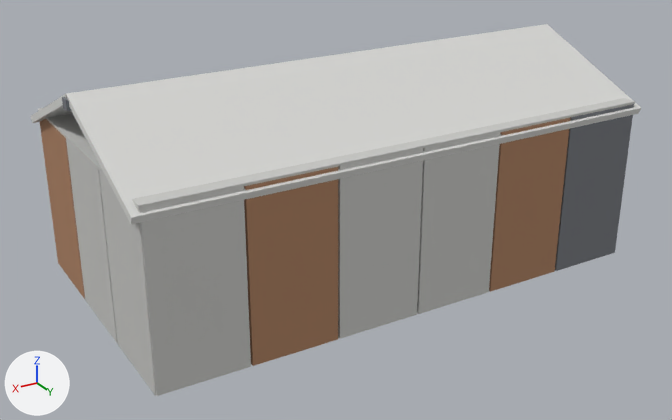
Before and after pictures for a commit that changed the glTF model games/unreal2_mods/U2Avalon/Models/glb/B_hall_c.glb.
Camera for both pictures: a 50 mm camera at (19.5, 32.2, 18.5) aimed at (0.6, 0.6, 2.7). Lighting does not change. The marker at lower left points along +X, +Y and +Z. The first picture is the older version. Where no turn or scale is listed for an object, it has been applied to the vertices.

The scene before the commit, as lines of its bpy script (objects in view):
```python
ob_cube_006 = bpy.data.objects.new('Cube.006', me_cube_006)
ob_cube_006.location = (-9.17, 5.85, 3.5)
ob_cube_007 = bpy.data.objects.new('Cube.007', me_cube_007)
ob_cube_007.location = (-5.5, 5.85, 3.5)
ob_cube_008 = bpy.data.objects.new('Cube.008', me_cube_008)
ob_cube_008.location = (-1.83, 5.85, 3.5)
ob_cube_010 = bpy.data.objects.new('Cube.010', me_cube_010)
ob_cube_010.location = (5.5, 5.85, 3.5)
ob_cube_016 = bpy.data.objects.new('Cube.016', me_cube_016)
ob_cube_016.location = (10.85, 0.0, 3.5)
ob_cube_017 = bpy.data.objects.new('Cube.017', me_cube_017)
ob_cube_017.location = (10.85, 4.0, 3.5)
ob_cube_023 = bpy.data.objects.new('Cube.023', me_cube_023)
ob_cube_023.location = (0.0, 3.0, 7.9)
ob_cube_023.rotation_euler = (-0.384, 0.0, 0.0)  # degrees (-22, 0, 0)
ob_cube_023.scale = (22.6, 6.6, 0.3)
# also in view: 'Cube.019' at (0.0, 0.0, 7.1); 'Cube.009' at (1.8, 5.8, 3.5); 'Cube.015' at (10.9, -4.0, 3.5); 'Cube.011' at (9.2, 5.8, 3.5)
```
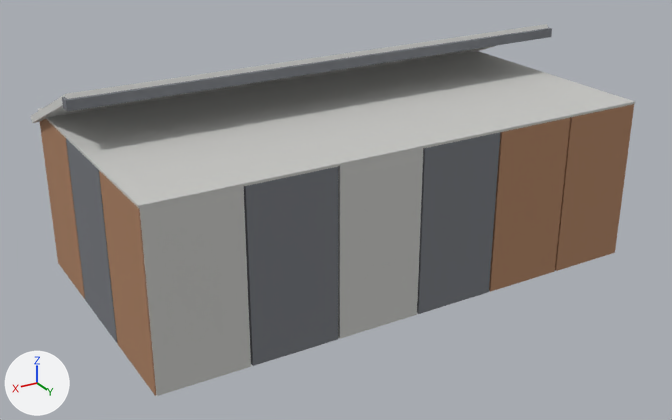
Pixel boxes [x1, y1, x2, y2] of what changed, in the pictures (672 x 420 px):
'Cube.023', recoloured, moved, rescaled, turned: before [66, 24, 641, 224]; after [62, 28, 552, 111]
'Cube.010', recoloured (brown to grey): [244, 167, 338, 366] in both
'Cube.008', recoloured (light grey to grey): [417, 132, 500, 314] in both
'Cube.006', recoloured (grey to brown): [555, 104, 634, 271] in both
'Cube.017', recoloured (light grey to brown): [99, 171, 156, 396] in both
'Cube.016', recoloured (light grey to grey): [66, 139, 117, 343] in both
'Cube.019', unchanged, uncovered by the edit: before [38, 98, 635, 208]; after [38, 51, 635, 208]
'Cube.022', unchanged, uncovered by the edit: before [31, 24, 545, 123]; after [31, 24, 548, 123]

The change, as a list of edits to the scene's bpy script:
```text
Change me_cube_006:
    where me_cube_006.from_pydata(...)  # 8 vertices, 12 faces; spans x -1.79..1.79, y -0.15..0.15, z -3.5..3.5
    remove me_cube_006.materials.append(mat_dark)  # grey #76797e
    add me_cube_006.materials.append(mat_rust)  # brown #ad8161
Change me_cube_008:
    where me_cube_008.from_pydata(...)  # 8 vertices, 12 faces; spans x -1.79..1.79, y -0.15..0.15, z -3.5..3.5
    remove me_cube_008.materials.append(mat_concrete)  # light grey #c8c8c5
    add me_cube_008.materials.append(mat_dark)  # grey #76797e
Change me_cube_010:
    where me_cube_010.from_pydata(...)  # 8 vertices, 12 faces; spans x -1.79..1.79, y -0.15..0.15, z -3.5..3.5
    remove me_cube_010.materials.append(mat_rust)  # brown #ad8161
    add me_cube_010.materials.append(mat_dark)  # grey #76797e
Change me_cube_016:
    where me_cube_016.from_pydata(...)  # 8 vertices, 12 faces; spans x -0.15..0.15, y -1.96..1.96, z -3.5..3.5
    remove me_cube_016.materials.append(mat_concrete)  # light grey #c8c8c5
    add me_cube_016.materials.append(mat_dark)  # grey #76797e
Change me_cube_017:
    where me_cube_017.from_pydata(...)  # 8 vertices, 12 faces; spans x -0.15..0.15, y -1.96..1.96, z -3.5..3.5
    remove me_cube_017.materials.append(mat_concrete)  # light grey #c8c8c5
    add me_cube_017.materials.append(mat_rust)  # brown #ad8161
Change me_cube_023:
    where me_cube_023.from_pydata(...)  # 8 vertices, 12 faces; spans x -0.5..0.5, y -0.5..0.5, z -0.5..0.5
    remove me_cube_023.materials.append(mat_pale)  # light grey #dadad7
    add me_cube_023.materials.append(mat_dark)  # grey #76797e
Change ob_cube_023:
    ob_cube_023.rotation_euler: (-0.384, 0.0, 0.0) -> (0.0, 0.0, 0.0)  # degrees (-22, 0, 0) -> degrees (0, 0, 0)
    ob_cube_023.location: (0.0, 3.0, 7.9) -> (0.0, 0.0, 8.9)
    ob_cube_023.scale: (22.6, 6.6, 0.3) -> (22.8, 0.5, 0.4)
```
